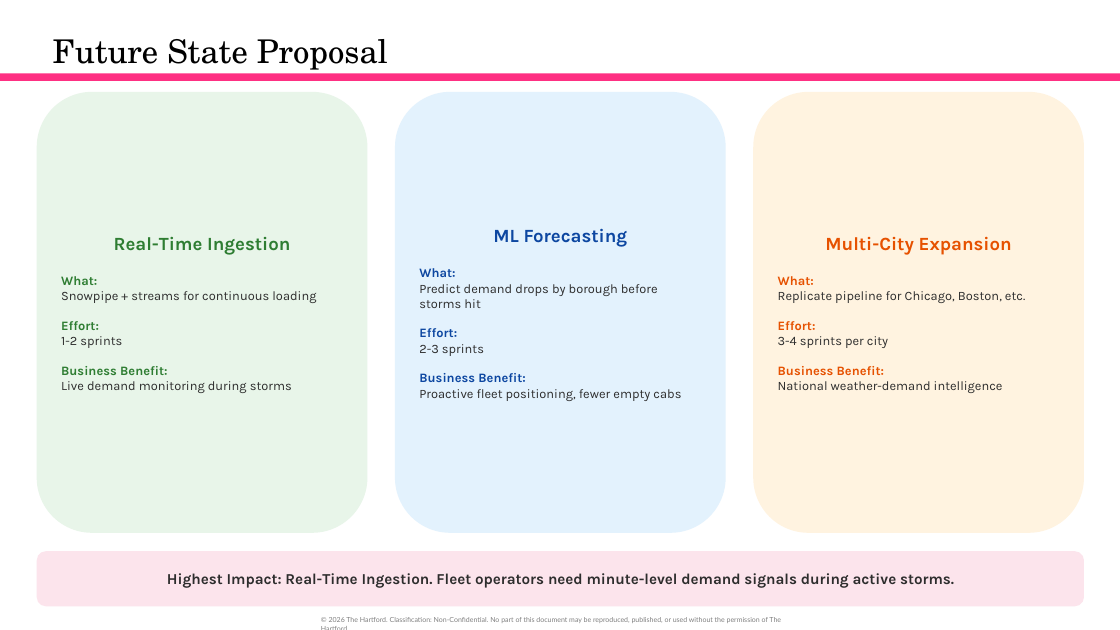
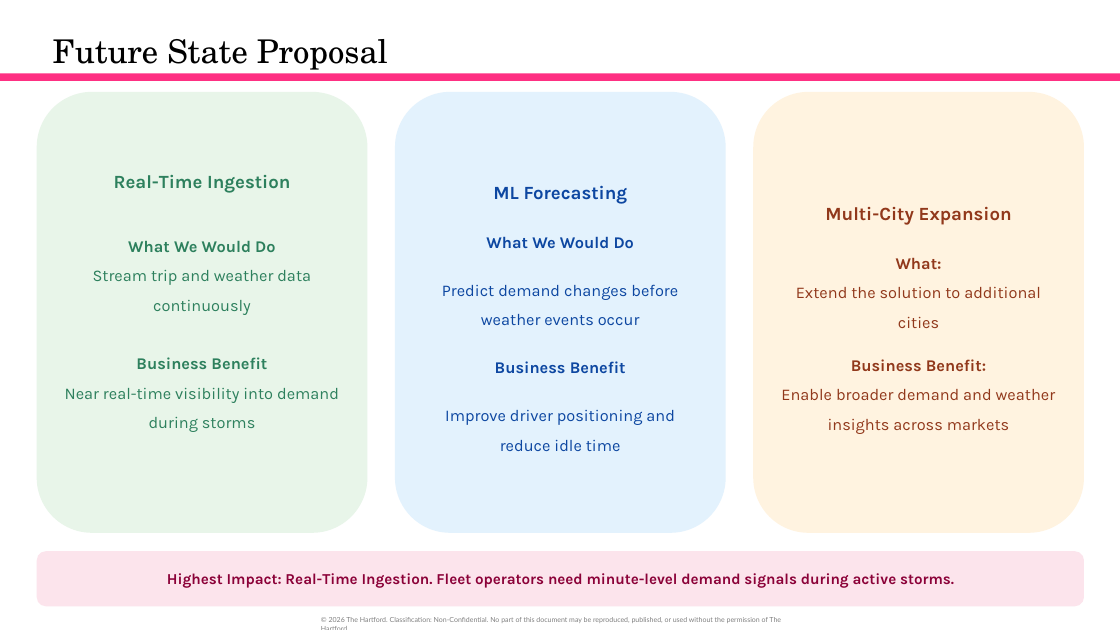
Before and after one commit to orlandojmarin/nyc-taxi-capstone, a slide deck: slide 20 of docs/TEST_Capstone_Presentation.pptx (slide 25 before the commit). Drawn at 1120x630 pixels with LibreOffice and Linux fonts; fonts in the diff are those of the drawing. Boxes give left, top, right and bottom in pixels: in the first picture for what was removed or moved away, otherwise in the second. Text is boxed around its words. In the diff, an @@ line names an element or a change of style, - is before the commit and + after.

```diff
--- a/docs/TEST_Capstone_Presentation.pptx
+++ b/docs/TEST_Capstone_Presentation.pptx
@@ text in rounded rectangle at (x1=114, y1=175, x2=290, y2=193): text colour #2E7D32 to #2D805D in "Real-Time Ingestion"; line spacing 1 to 1.5 @@
@@ text in rounded rectangle at (x1=493, y1=185, x2=628, y2=204): line spacing 1 to 1.5 @@
@@ text in rounded rectangle at (x1=442, y1=236, x2=678, y2=451): text changed; size 11 to 14 pt; text colour #2D2D2D to #0D47A1 @@
-What:
-Predict demand drops by borough before storms hit
-Effort:
-2-3 sprints
-Business Benefit:
-Proactive fleet positioning, fewer empty cabs
+What We Would Do
+Predict demand changes before weather events occur
+Business Benefit
+Improve driver positioning and reduce idle time
@@ text in rounded rectangle at (x1=65, y1=241, x2=339, y2=432): text changed; size 11 to 14 pt; text colour #2D2D2D to #2D805D @@
-What:
-Snowpipe + streams for continuous loading
-Effort:
-1-2 sprints
-Business Benefit:
-Live demand monitoring during storms
+What We Would Do
+Stream trip and weather data continuously
+Business Benefit
+Near real-time visibility into demand during storms
@@ text in rounded rectangle at (x1=851, y1=258, x2=986, y2=371): text colour #E65100 to #91381B in "Multi-City Expansion", "What:", "Business Benefit:"; size 11 to 14 pt in "What:", "Business Benefit:"; line spacing 1 to 1.5; alignment left to centre @@
@@ text in rounded rectangle at (x1=796, y1=287, x2=1041, y2=328): text changed; size 11 to 14 pt; text colour #2D2D2D to #91381B @@
-Replicate pipeline for Chicago, Boston, etc.
-Effort:
-3-4 sprints per city
+Extend the solution to additional cities
@@ text in rounded rectangle at (x1=781, y1=389, x2=1056, y2=434): text changed; size 11 to 14 pt; text colour #2D2D2D to #91381B @@
-National weather-demand intelligence
+Enable broader demand and weather insights across markets
@@ rounded rectangle "Highest Impact: Real-Time Ingestion. Fleet ..." at (x1=37, y1=551, x2=1085, y2=607): text colour #2D2D2D to #8B0138 @@
```
Also in this commit, not shown: 12 other slides changed, 6 slides added, 19 slides removed, 2 other files.
